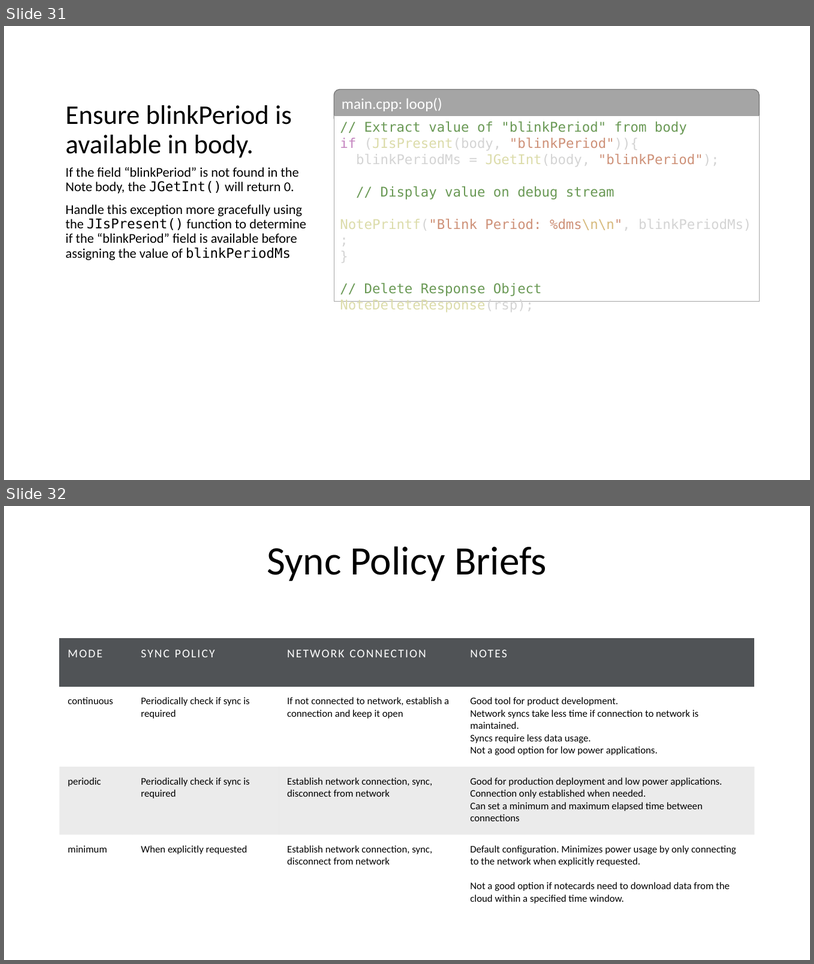
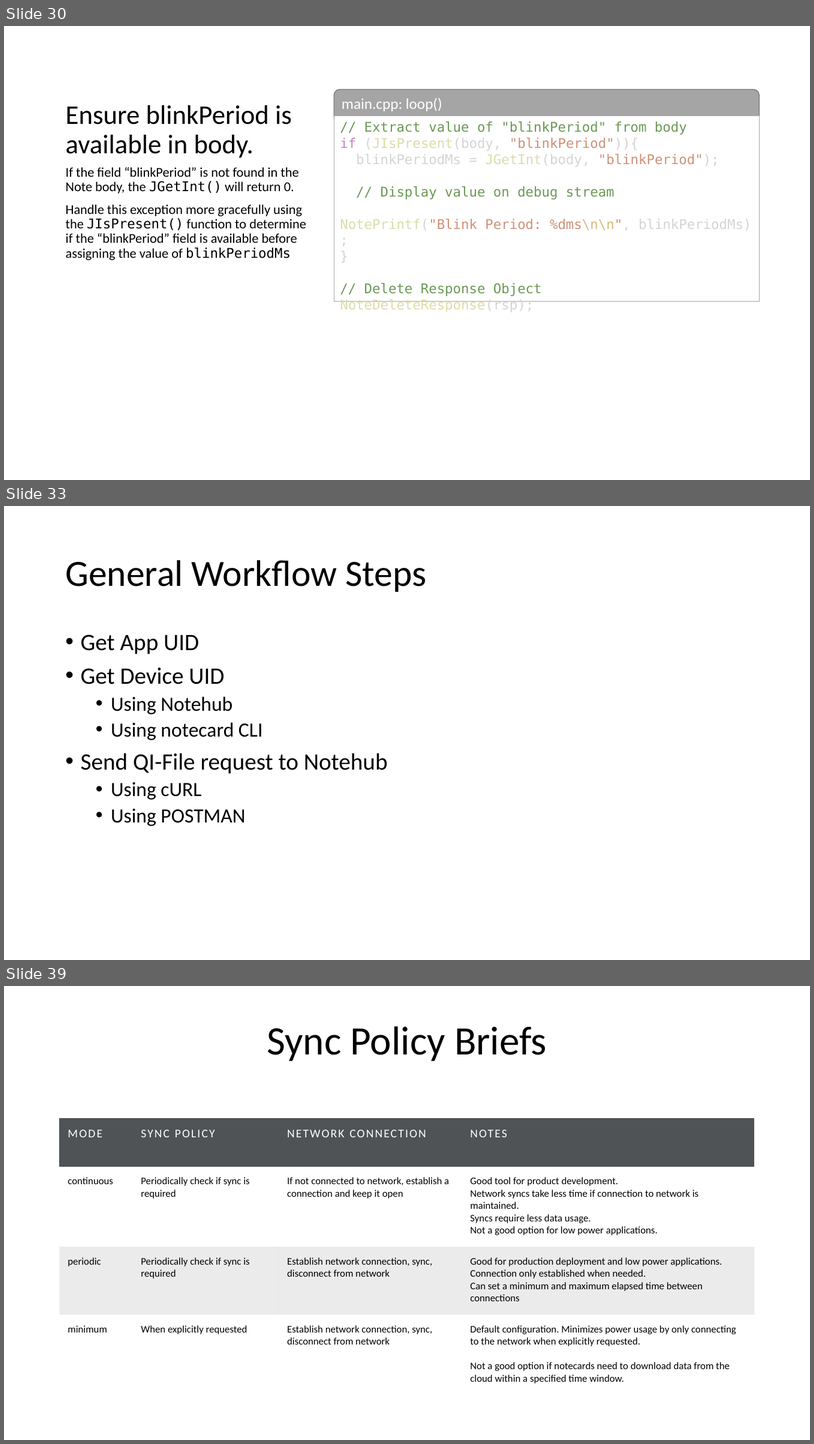
Before and after one commit to blues/note-tutorials, a slide deck: Host Firmware Tutorial.pptx. Shown one above the other, each under a label of ours: slides 31 and 32 before the commit, slides 30, 33 and 39 after it; the slides between them are not shown. The pictures are 814x964 and 814x1444 pixels, drawn with LibreOffice and Linux fonts; fonts in the diff are those of the drawing. Boxes give left, top, right and bottom in pixels: in the first picture for what was removed or moved away, otherwise in the second. Text is boxed around its words. In the diff, an @@ line names an element or a change of style, - is before the commit and + after.

```diff
--- a/Host Firmware Tutorial.pptx
+++ b/Host Firmware Tutorial.pptx
@@ slide 33 added at bbox=[4, 506, 810, 960], background #FFFFFF @@
@@ title added at bbox=[65, 560, 427, 592], 44 pt, text #000000 @@
+General Workflow Steps
@@ text added at bbox=[81, 634, 388, 826], 24 pt, text #000000 @@
+• Get App UID
+• Get Device UID
+  • Using Notehub
+  • Using notecard CLI
+• Send QI-File request to Notehub
+  • Using cURL
+  • Using POSTMAN
@@ what was slide 31 is now slide 30 @@
@@ what was slide 32 is now slide 39 @@
```
Also in this commit, not shown: 5 slides changed, 8 other slides added, 2 slides removed, 1 other file.
